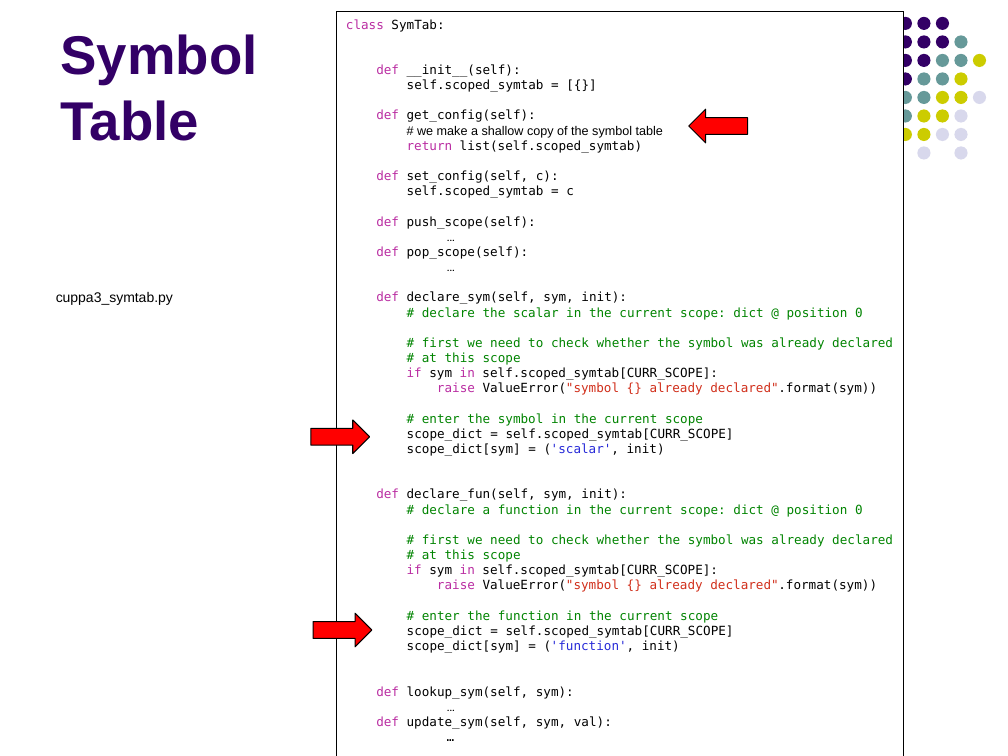
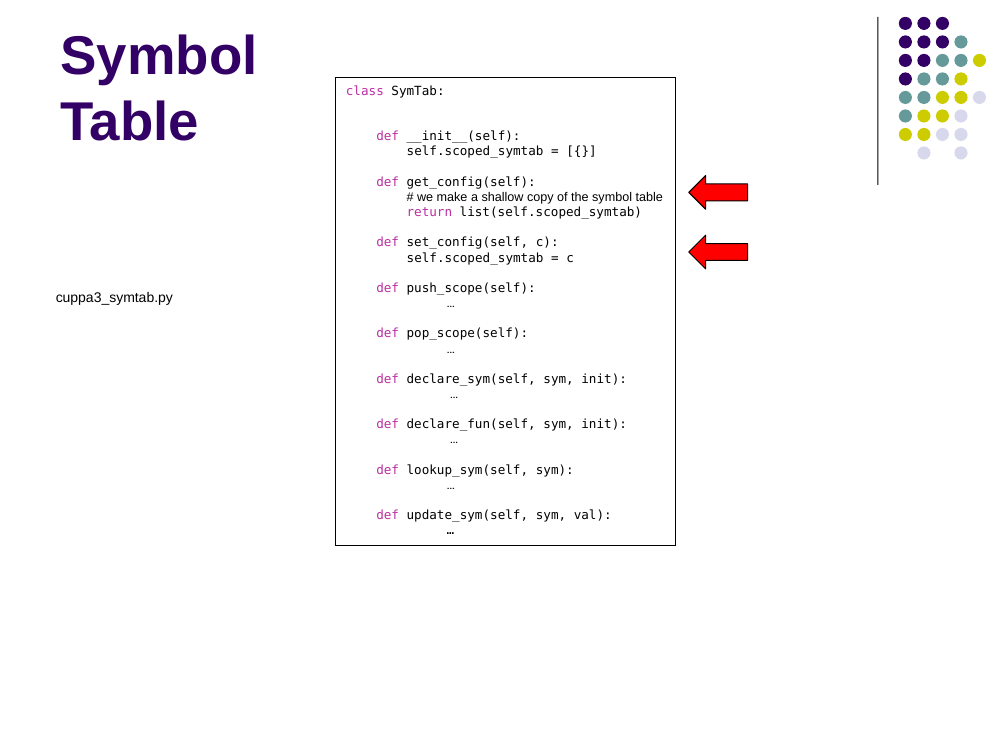
Before and after one commit to lutzhamel/CSC402, a slide deck: slide 21 of notes/csc402-ln013.pptx (slide 14 before the commit). Drawn at 1008x756 pixels with LibreOffice and Linux fonts; fonts in the diff are those of the drawing. Boxes give left, top, right and bottom in pixels: in the first picture for what was removed or moved away, otherwise in the second. Text is boxed around its words. In the diff, an @@ line names an element or a change of style, - is before the commit and + after.

```diff
--- a/notes/csc402-ln013.pptx
+++ b/notes/csc402-ln013.pptx
@@ line added from (878, 17) to (878, 184), #000000 0.75 pt @@
@@ rectangle "class SymTab:": place and size @@
-rectangle "class SymTab:" at [336, 11, 903, 756]
+rectangle "class SymTab:" at [336, 78, 675, 545]
@@ right arrow: place and size @@
-right arrow at [688, 109, 747, 142]
+right arrow at [688, 175, 747, 209]
@@ right arrow: place and size @@
-right arrow at [310, 420, 369, 454]
+right arrow at [688, 235, 747, 268]
@@ right arrow at [688, 235, 747, 268]: mirrored @@
@@ text in rectangle at [407, 307, 893, 456]: text changed; font DejaVu Sans Mono to Roboto; text colour #008400 to #000000 @@
-# declare the scalar in the current scope: dict @ position 0
-# first we need to check whether the symbol was already declared
-# at this scope
-if sym in self.scoped_symtab[CURR_SCOPE]:
-raise ValueError("symbol {} already declared".format(sym))
-# enter the symbol in the current scope
-scope_dict = self.scoped_symtab[CURR_SCOPE]
-scope_dict[sym] = ('scalar', init)
+…
@@ text in rectangle at [407, 504, 893, 653]: text changed; font DejaVu Sans Mono to Roboto; text colour #008400 to #000000 @@
-# declare a function in the current scope: dict @ position 0
-# first we need to check whether the symbol was already declared
-# at this scope
-if sym in self.scoped_symtab[CURR_SCOPE]:
-raise ValueError("symbol {} already declared".format(sym))
-# enter the function in the current scope
-scope_dict = self.scoped_symtab[CURR_SCOPE]
-scope_dict[sym] = ('function', init)
+…
@@ right arrow removed at [313, 613, 372, 646] @@
```
Also in this commit, not shown: 8 other slides changed, 14 slides added, 5 slides removed, 4 other files.
